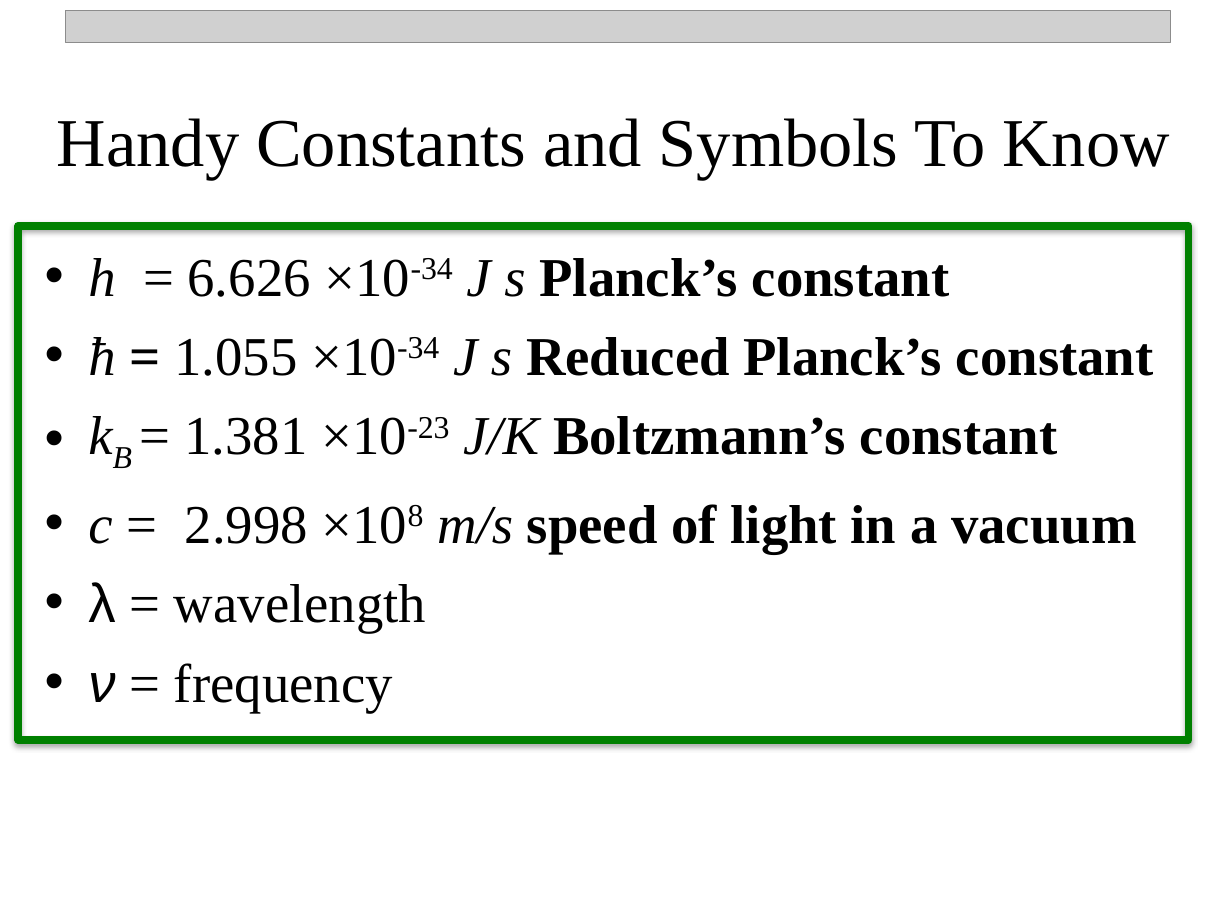
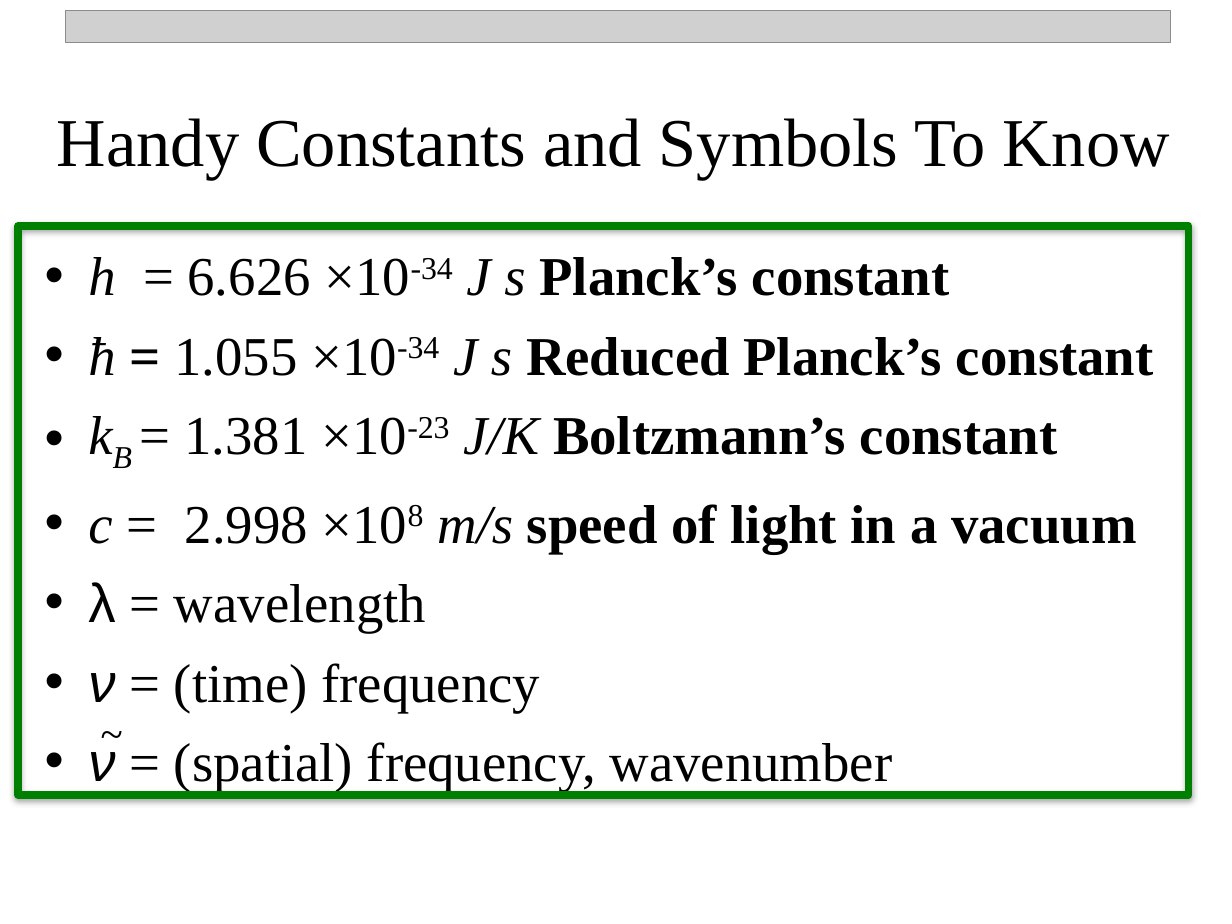
Before and after one commit to npetraco/CHE302, a slide deck: slide 13 of Notes/2_Quantum_TheoryI.pptx. Drawn at 1232x924 pixels with LibreOffice and Linux fonts; fonts in the diff are those of the drawing; grey boxes stand for pictures. Boxes give left, top, right and bottom in pixels: in the first picture for what was removed or moved away, otherwise in the second. Text is boxed around its words. In the diff, an @@ line names an element or a change of style, - is before the commit and + after.

```diff
--- a/Notes/2_Quantum_TheoryI.pptx
+++ b/Notes/2_Quantum_TheoryI.pptx
@@ rectangle resized from (x1=18, y1=225, x2=1189, y2=739) to (x1=18, y1=225, x2=1189, y2=795) @@
@@ text at (x1=88, y1=663, x2=893, y2=792): text changed @@
-• ν = frequency
+• ν = (time) frequency
+• ν = (spatial) frequency, wavenumber
@@ text added at (x1=89, y1=701, x2=136, y2=763), 24 pt, text #000000 @@
+~
```
Also in this commit, not shown: 4 other files.
